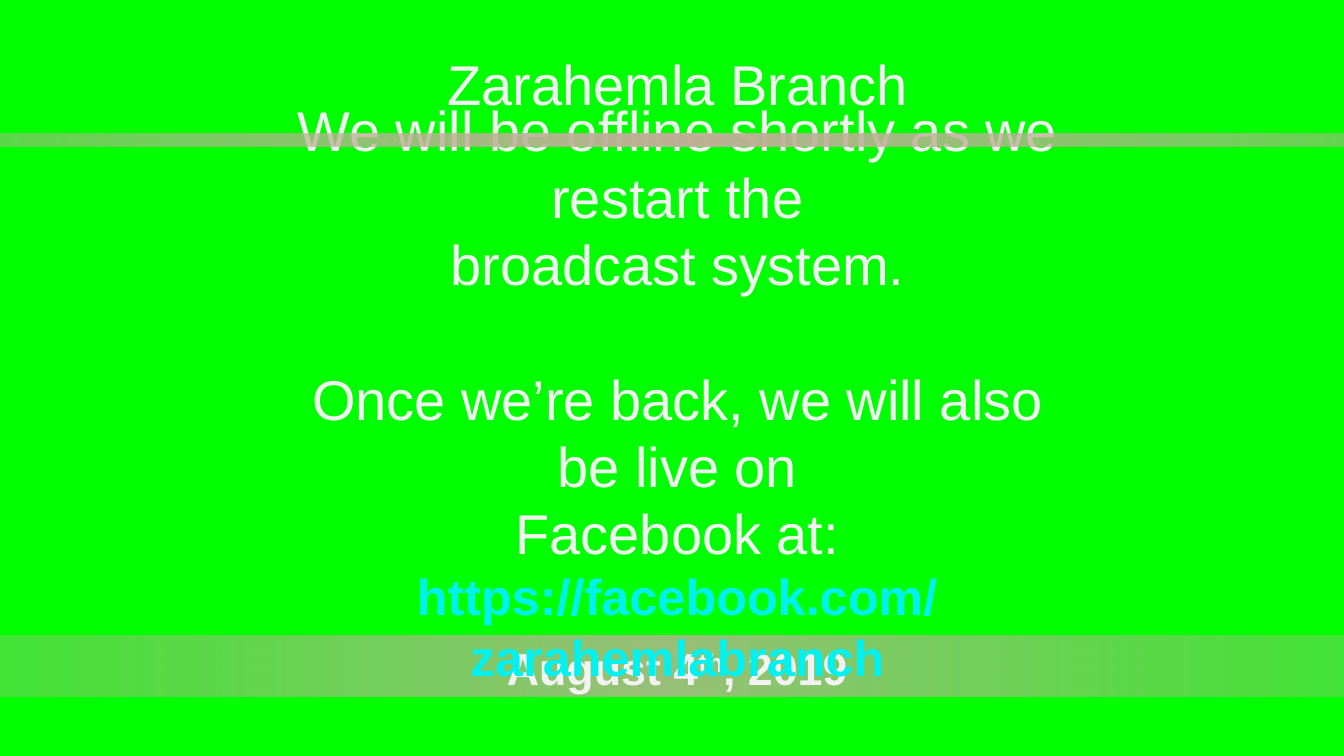
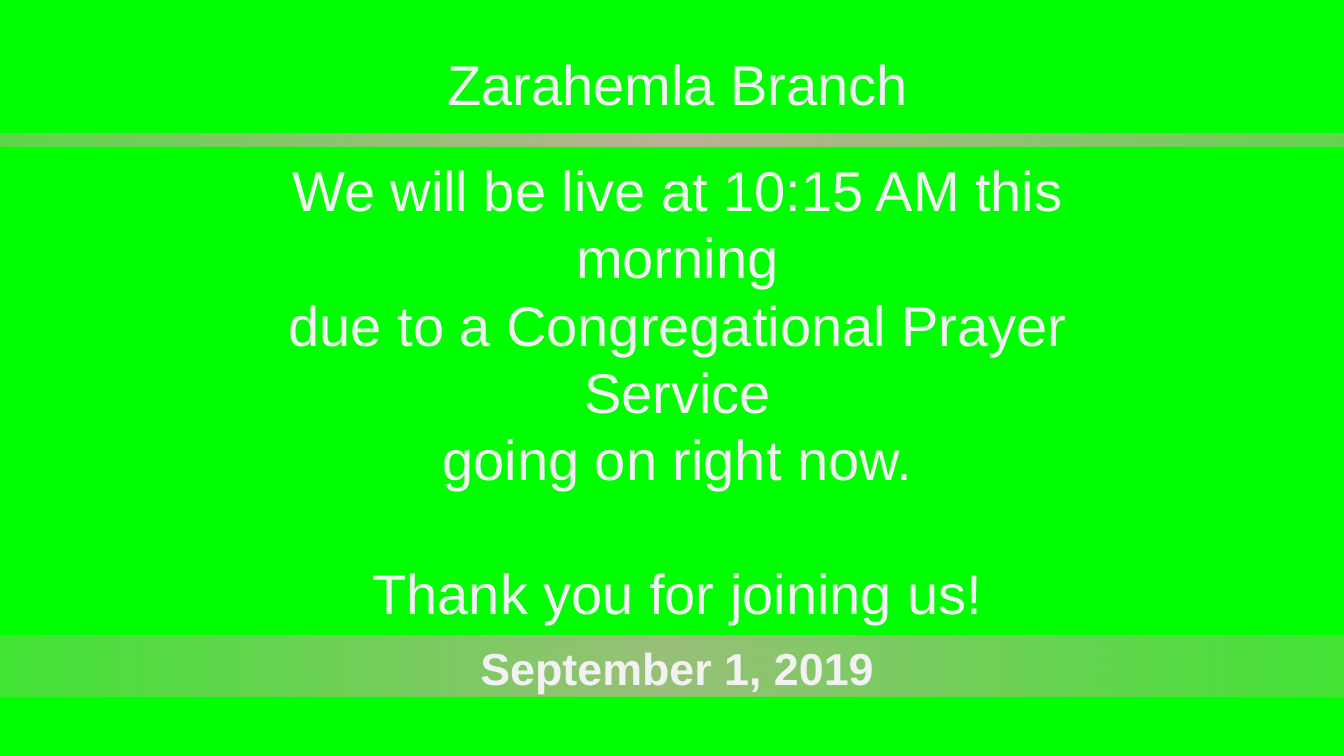
Before and after one commit to kevinmcmilian/ZarahemlaHymnPPTs, a slide deck: slide 1 of overlay.pptx. Drawn at 1344x756 pixels with LibreOffice and Linux fonts; fonts in the diff are those of the drawing; background and template pictures are left out. Boxes give left, top, right and bottom in pixels: in the first picture for what was removed or moved away, otherwise in the second. Text is boxed around its words. In the diff, an @@ line names an element or a change of style, - is before the commit and + after.

```diff
--- a/overlay.pptx
+++ b/overlay.pptx
@@ text at [289, 170, 1066, 624]: text changed @@
-We will be offline shortly as we restart the
-broadcast system.
-Once we’re back, we will also be live on
-Facebook at:
-https://facebook.com/zarahemlabranch
+We will be live at 10:15 AM this morning
+due to a Congregational Prayer Service
+going on right now.
+Thank you for joining us!
@@ text at [480, 652, 874, 694]: text changed @@
-August 4th, 2019
+September 1, 2019
```
Also in this commit, not shown: 2 other files.
